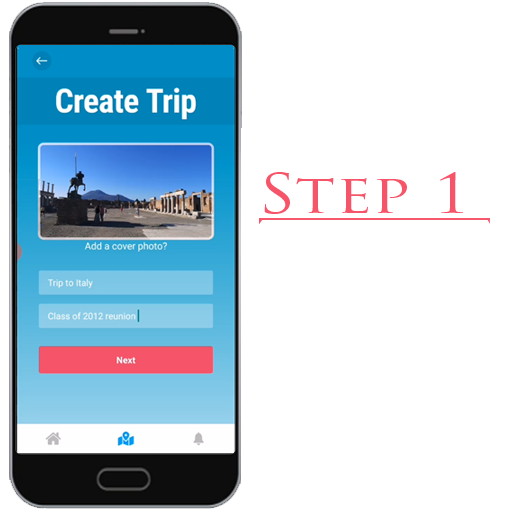
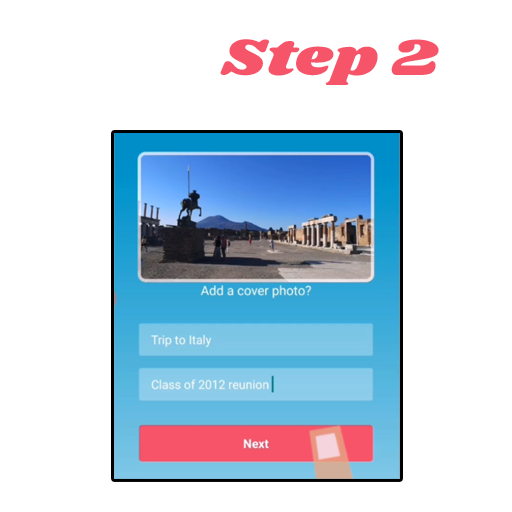
Comparing the layer stacks of the two 512 x 512 images. Changes:
hid "Layer 2" over [9, 1, 242, 509]
hid "Layer 3", painted on it over [14, 37, 402, 460]
showed "Layer 1", painted on it over [9, 1, 490, 509]
hid "Layer 4 copy" over [259, 218, 490, 225]
renamed "Create a new trip" to "Set Location Options", painted on it over [47, 90, 482, 337]
renamed "Step 1." to "Step 2.", painted on it over [220, 39, 464, 214]
